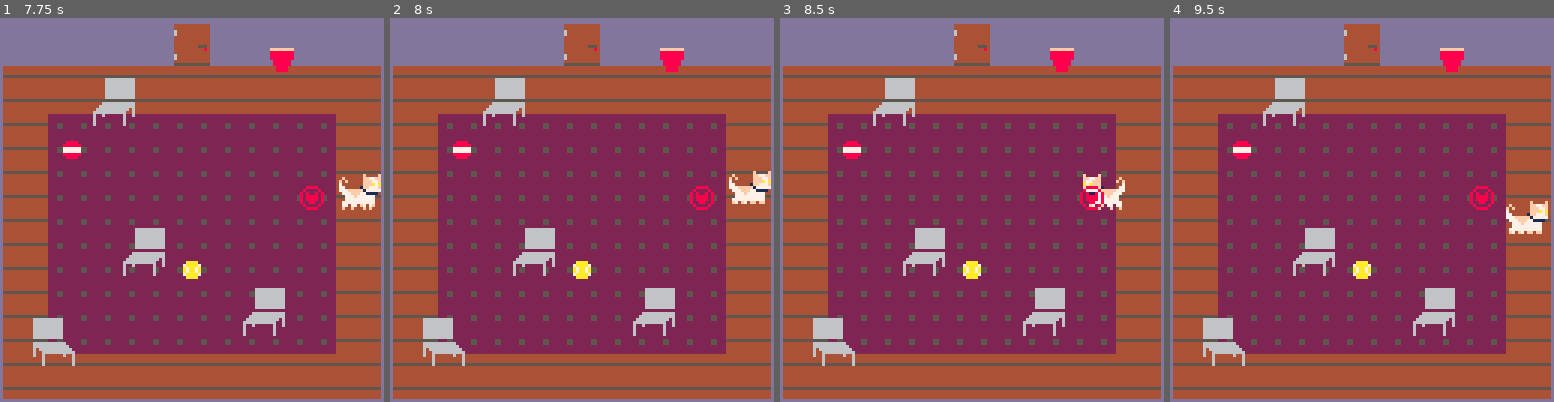
Above: before the commit, frames 1-4 (left to right).
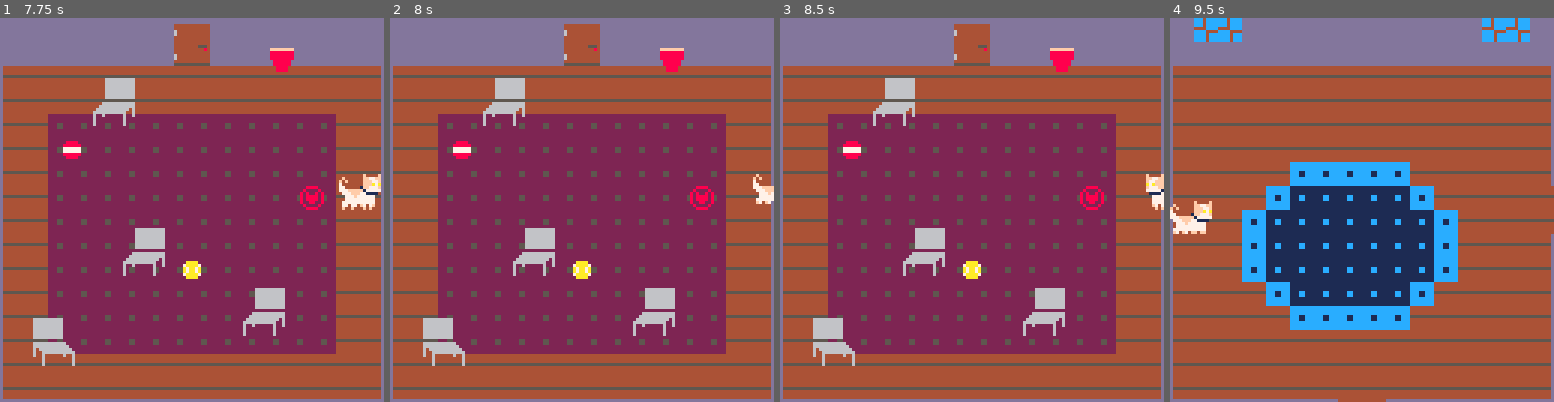
Above: after the commit, the same moments.

Repository: Mpgrime/GameDesign
Game: PICO-8 cartridge catgame.p8
Two runs of this game, one before a commit and one after it. Both use one fixed random seed, a clock stepped at 60 frames per second and the inputs below.
Inputs:
- Up to frame 1 (7.75 s): tap X (X key) at 0.33, 1.07, 1.85, 2.97, 4.08, 5.2, 6.32, 7.43 s; hold Right 1.6-2.1 s; hold Up 2.15-2.42 s; hold Right 2.47-3.03 s; hold Left 3.08-3.58 s; hold Down 3.63-3.97 s; hold Right 4.02-4.68 s; hold Up 4.73-5.03 s; hold Left 5.08-5.68 s; hold Down 5.73-6.03 s; hold Right 6.08-6.58 s; hold Right 6.63-7.13 s; hold Up 7.18-7.45 s; hold Right from 7.5 s (still down)
- Up to frame 2 (8 s): keep holding Right
- Up to frame 3 (8.5 s): release Right at 8.07 s; hold Left from 8.12 s (still down)
- Up to frame 4 (9.5 s): tap X (X key) at 8.55 s; release Left at 8.62 s; hold Down 8.67-9 s; hold Right from 9.05 s (still down)

Frame 1 is identical in both runs. In frame 2, 0.6% of the frame differs, in the area x 88-100%, y 39-49%; in frame 3, 0.8%; in frame 4, 51%, in the area x 0-100%, y 0-100%.

Commit message:
Slightly patched camera
Edited the "room_cam" function to help with desynced camera, but it still has some issues that'll need to be fixed after the playtest.

Diff:
--- a/catgame.p8
+++ b/catgame.p8
@@ -56,12 +56,12 @@
 
 	--magic_sign class/table
 	msign = {
-		x = 100, y = 56, w = 8, h = 8,
-		size = 1, frame = 124
+		x=100,y=56,w=8,h=8,
+		size=1, frame=124
 	}
 
 	--ball class/table
-	ball = { x = { 60, 20 }, y = { 80, 40 }, w = 6, h = 6 }
+	ball = { x={60,20}, y={80,40}, w = 6, h = 6 }
 
 	--cup class/table
 	cup = {
@@ -80,8 +80,8 @@
 
 	--house class/table
 	house = {
-		rx = { 0, 32, 16, 48, 16, 48 }, --x-pos for rooms/screen house level (remember it uses top-left corner)
-		ry = { 0, 0, 0, 0, 16, 16 }, --y-pos for rooms/screen of house level
+		rx = {0,32,16,48,16,48}, --x-pos for rooms/screen house level (remember it uses top-left corner)
+		ry = {0,0,0,0,16,16}, --y-pos for rooms/screen of house level
 		props = {}
 	}
 
@@ -165,7 +165,7 @@
 		end
 		--pos change if able:
 		if canmove then cat.y -= 1 end
-		if mapCollision(cat) then cat.y += 1 end
+	--	if mapCollision(cat) then cat.y += 1 end
 		--frame set change
 		flist = { 32, 34, 36 }
 		--pose change
@@ -200,7 +200,7 @@
 		end
 		--pos change if able:
 		if canmove then cat.y += 1 end
-		if mapCollision(cat) then cat.y -= 1 end
+		--if mapCollision(cat) then cat.y -= 1 end
 		flist = { 7, 9, 11 }
 		pose = 7
 		cat.flipped = false
@@ -236,7 +236,7 @@
 		end
 		--pos change if able:
 		if canmove then cat.x -= 1 end
-		if mapCollision(cat) then cat.x += 1 end
+	 if mapCollision(cat) then cat.x += 1 end
 		flist = { 1, 3, 5 }
 		pose = 1
 		cat.flipped = false
@@ -273,7 +273,7 @@
 		end
 		--pos change if able:
 		if canmove then cat.x += 1 end
-		if mapCollision(cat) then cat.x -= 1 end
+	--	if mapCollision(cat) then cat.x -= 1 end
 		--catpos.x+=1
 		flist = { 1, 3, 5 }
 		pose = 1
@@ -446,10 +446,13 @@
 
 --changes the camera to whichever screen/room...
 --the player is moving towards to.
+
+--note:new cam function still has kinks bc
+--of the spreaded map layout,still needs fixing long-term
 function room_cam(p)
-	local mapx = flr(p.x / 128) * 16
-	local mapy = flr(p.y / 128) * 16
-	camera(mapx * 8, mapy * 8)
+	local mapx = flr(p.x / 128) * 136
+	local mapy = flr(p.y / 128) * 136
+	camera(mapx, mapy)
 end
 
 __gfx__
@@ -517,9 +520,9 @@
 00000000000000000000000000000000000000000000000000000000000000000000000000000000000000000000000080088008b00bb00b0000000000000000
 000000000000000000000000000000000000000000000000000000000000000000000000000000000000000000000000080000800b0000b00000000000000000
 0000000000000000000000000000000000000000000000000000000000000000000000000000000000000000000000000088880000bbbb000000000000000000
-05747474747474747474747474747474740534343434343434343434343434343454053434343434343434343434343434345405343434343434343434343434
+05747474747474747474747474747474740504343434343434343434343434343454050434343434343434343434343434345405043434343434343434343434
 34343454051626162616261626162616261626162616059646464646464646464646464646464686054646464646464646464646464646464646050000000000
-05747474747474747474747474747474740544444444444444444444444444444424054444444444444444444444444444442405444444444444444444444444
+05747474747474747474747474747474740514444444444444444444444444444424051444444444444444444444444444442405144444444444444444444444
 44444424051626162616261626162616261626162616057666666666666666666666666666666656054646464646464646464646464646464646050000000000
 05050505050505050505050505050505050505050505050505050505050505050505050505050505050505050505050505050505050505050505050505050505
 05050505050505050505050505050505050505050505050505050505050505050505050505050505050505050505050505050505050505050505050000000000
@@ -670,32 +673,32 @@
 5050505050505050505050505050505050505050505050505050505050505050505050505050505050505050505050505050505050505050505050505050505050505050505050505050505050505050505050505050505050505050505050505050505050505050505050505050505050505050505050505050500000000000
 5047474747474747474747474747474747504753534747474747474747474753534750475353474747474747474747475353475047535347474747474747474747475353505858585858585858585858585858585858505858585858585858585858585858585858505858585858585858585858586060606058500000000000
 5047474747474747474747474747474747504747474747474747474747474747474750474747474747474747474747474747475047474747474747474747474747474747505858585858585858585858585858585858505858585858585858585858585858585858505858585858585858585858586060606058500000000000
-5040434343434343434343434343434345504343434343434343434343434343434550434343434343434343434343434343455043434343434343434343434343434345505858585858585858585858585858585858504848484848484848484848484848484848505858585858585858585858586060606058500000000000
-5040434343434343434343434343434345504343434343434343434343434343434550434343434343434343434343434343455043434343434343434343434343434345505858585858585858585858585858585858504848484848484848484848484848484848505858585858585858585858586060606058500000000000
-5040434646464646464646464646464345504343434343434343434343434343434550434343434343434343434343434343455043434343434343434343434343434345505858585858585858585858585858585858504848484848484848484848484848484848505858585858585858585858586060606058500000000000
-5040434646464646464646464646464345504343434343434343434343434343434550434354545454545454545454545443455043434343434343434343434343565657505858585858585858585858585858585858504848484848484848484848484848484848505858585858585858585858586060606058500000000000
-5040434646464646464646464646464345504343434343525252525243434343434550434354555555555555555555555443455043434343434343434343434343565657505858585858585858585858585858585858504848484848484848484848484848484848505858585858585858606060606060606058500000000000
-5040434646464646464646464646464345504343434352515151515152434343434550434354555555555555555555555443455043434343434343434343434343565657505858585858585858585858585858585858504848484848484848484848484848484848505858585858586060606060606060605858500000000000
-5040434646464646464646464646464345504343435251515151515151524343434550434354555555555555555555555443455043434343434343434343434343565657505858585858585858585858585858585858504848484848484848484848484848484848505858585858606060606058585858585858500000000000
-5040434646464646464646464646464345504343435251515151515151524343434550434354555555555555555555555443455043434343434343434343434343565657505858585858585858585858585858585858504848484848484848484848484848484848505858585858606060585858585858585858500000000000
-5040434646464646464646464646464345504343435251515151515151524343434550434354555555555555555555555443455043434343434343434343434343565657505858585858585858585858585858585858504848484848484848484848484848484848505858585858606058585858585858585858500000000000
-5040434646464646464646464646464345504343434352515151515152434343434550434354555555555555555555555443455043434343434343434343434343434345505858585858585858585858585858585858504848484848484848484848484848484848505858585860606058585858585858585858500000000000
-5040434646464646464646464646464345504343434343525252525243434343434550434354545454545454545454545443455043434343434343434343434343434345505858585858585858585858585858585858504848484848484848484848484848484848505858585860606058585858585858585858500000000000
-5040434646464646464646464646464345504343434343434343434343434343434550434343434343434343434343434343455043434343434343434343434343434345505858585858585858585858585858585858504848484848484848484848484848484848506060606060606058585858585858585858500000000000
-5040434343434343434343434343434345504343434343434343434343434343434550434343434343434343434343434343455043434343434343434343434343434345505858585858585858585858585858585858505858585858585858585858585858585858506060606060606058585858585858585858500000000000
-5041444444444444444444444444444442504444444444444444444444444444444250444444444444444444444444444444425044444444444444444444444444444442505858585858585858585858585858585858505858585858585858585858585858585858506060606060606058585858585858585858500000000000
+5040434343434343434343434343434345504043434343434343434343434343434550404343434343434343434343434343455040434343434343434343434343434345505858585858585858585858585858585858504848484848484848484848484848484848505858585858585858585858586060606058500000000000
+5040434343434343434343434343434345504043434343434343434343434343434550404343434343434343434343434343455040434343434343434343434343434345505858585858585858585858585858585858504848484848484848484848484848484848505858585858585858585858586060606058500000000000
+5040434646464646464646464646464345504043434343434343434343434343434550404343434343434343434343434343455040434343434343434343434343434345505858585858585858585858585858585858504848484848484848484848484848484848505858585858585858585858586060606058500000000000
+5040434646464646464646464646464345504043434343434343434343434343434550404354545454545454545454545443455040434343434343434343434343565657505858585858585858585858585858585858504848484848484848484848484848484848505858585858585858585858586060606058500000000000
+5040434646464646464646464646464345504043434343525252525243434343434550404354555555555555555555555443455040434343434343434343434343565657505858585858585858585858585858585858504848484848484848484848484848484848505858585858585858606060606060606058500000000000
+5040434646464646464646464646464345504043434352515151515152434343434350434354555555555555555555555443435043434343434343434343434343565657505858585858585858585858585858585858504848484848484848484848484848484848505858585858586060606060606060605858500000000000
+5040434646464646464646464646464345504043435251515151515151524343434350434354555555555555555555555443435043434343434343434343434343565657505858585858585858585858585858585858504848484848484848484848484848484848505858585858606060606058585858585858500000000000
+5040434646464646464646464646464345504043435251515151515151524343434550404354555555555555555555555443455040434343434343434343434343565657505858585858585858585858585858585858504848484848484848484848484848484848505858585858606060585858585858585858500000000000
+5040434646464646464646464646464345504043435251515151515151524343434550404354555555555555555555555443455040434343434343434343434343565657505858585858585858585858585858585858504848484848484848484848484848484848505858585858606058585858585858585858500000000000
+5040434646464646464646464646464345504043434352515151515152434343434550404354555555555555555555555443455040434343434343434343434343434345505858585858585858585858585858585858504848484848484848484848484848484848505858585860606058585858585858585858500000000000
+5040434646464646464646464646464345504043434343525252525243434343434550404354545454545454545454545443455040434343434343434343434343434345505858585858585858585858585858585858504848484848484848484848484848484848505858585860606058585858585858585858500000000000
+5040434646464646464646464646464345504043434343434343434343434343434550404343434343434343434343434343455040434343434343434343434343434345505858585858585858585858585858585858504848484848484848484848484848484848506060606060606058585858585858585858500000000000
+5040434343434343434343434343434345504043434343434343434343434343434550404343434343434343434343434343455040434343434343434343434343434345505858585858585858585858585858585858505858585858585858585858585858585858506060606060606058585858585858585858500000000000
+5041444444444444444444444444444442504144444444444443434444444444444250414444444444444444444444444444425041444444444444434344444444444442505858585858585858585858585858585858505858585858585858585858585858585858506060606060606058585858585858585858500000000000
 5050505050505050505050505050505050505050505050505050505050505050505050505050505050505050505050505050505050505050505050505050505050505050505050505050505050505050505050505050505050505050505050505050505050505050505050505050505050505050505050505050500000000000
-5047474747474747474747474747474747504747474747474747474747474747474750474747474747474747474747474747475047474747474747474747474747474747506162616261626162616261626162616261506363636363636363636363636363636363506a6a6a6a6a6a6a6a6a6a6a6a6a6a6a6a6a500000000000
-5047474747474747474747474747474747504747474747474747474747474747474750474747474747474747474747474747475047474747474747474747474747474747506162616261626162616261626162616261506363636363636363636363636363636363506a6a6a6a6a6a6a6a6a6a6a6a6a6a6a6a6a500000000000
-5047474747474747474747474747474747504343434343434343434343434343434550434343434343434343434343434343455043434343434343434343434343434345506162616261626162616261626162616261506964646464646464646464646464646468506464646464646464646464646464646464500000000000
-5047474747474747474747474747474747504343434343434343434343434343434550434343434343434343434343434343455043434343434343434343434343434345506162616261626162616261626162616261506964646464646464646464646464646468506464646464646464646464646464646464500000000000
-5047474747474747474747474747474747504343434343434343434343434343434550434343434343434343434343434343455043434343434343434343434343434345506162616261626162616261626162616261506964646464646464646464646464646468506464646464646464646464646464646464500000000000
-5047474790919247949547939192474747504343434343434343434343434343434550434343434343434343434343434343455043434343434343434343434343434345506161616161616161616161616161616161506964646464646464646464646464646468506464646464646464646464646464646464500000000000
-5047474747474747474747474747474747504343434343434343434343434343434550434343434343434343434343434343455043434343434343434343434343434345506161616161616161616161616161616161506964646464646464646464646464646468506464646464646464646464646464646464500000000000
-5047474747474747474747474747474747504343434343434343434343434343434550434343434343434343434343434343455043434343434343434343434343434345506161616161616161616161616161616161506964646464646464646464646464646468506464646464646464646464646464646464500000000000
-5047474747474747474747474747474747504343434343434343434343434343434550434343434343434343434343434343455043434343434343434343434343434345506161616161616161616161616161616161506964646464646464646464646464646468506464646464646464646464646464646464500000000000
-5047474747474747474747474747474747504343434343434343434343434343434550434343434343434343434343434343455043434343434343434343434343434345506161616161616161616161616161616161506964646464646464646464646464646468506464646464646464646464646464646464500000000000
-5047474747474747474747474747474747504343434343434343434343434343434550434343434343434343434343434343455043434343434343434343434343434345506161616161616161616161616161616161506964646464646464646464646464646468506464646464646464646464646464646464500000000000
-5047474747474747474747474747474747504343434343434343434343434343434550434343434343434343434343434343455043434343434343434343434343434345506162616261626162616261626162616261506964646464646464646464646464646468506464646464646464646464646464646464500000000000
-5047474747474747474747474747474747504343434343434343434343434343434550434343434343434343434343434343455043434343434343434343434343434345506162616261626162616261626162616261506964646464646464646464646464646468506464646464646464646464646464646464500000000000
-5047474747474747474747474747474747504343434343434343434343434343434550434343434343434343434343434343455043434343434343434343434343434345506162616261626162616261626162616261506964646464646464646464646464646468506464646464646464646464646464646464500000000000
+5047474747474747474747474747474747504747474747474743434747474747474750474747474747474747474747474747475047474747474747434347474747474747506162616261626162616261626162616261506363636363636363636363636363636363506a6a6a6a6a6a6a6a6a6a6a6a6a6a6a6a6a500000000000
+5047474747474747474747474747474747504747474747474743434747474747474750474747474747474747474747474747475047474747474747434347474747474747506162616261626162616261626162616261506363636363636363636363636363636363506a6a6a6a6a6a6a6a6a6a6a6a6a6a6a6a6a500000000000
+5047474747474747474747474747474747504043434343434343434343434343434550404343434343434343434343434343455040434343434343434343434343434345506162616261626162616261626162616261506964646464646464646464646464646468506464646464646464646464646464646464500000000000
+5047474747474747474747474747474747504043434343434343434343434343434550404343434343434343434343434343455040434343434343434343434343434345506162616261626162616261626162616261506964646464646464646464646464646468506464646464646464646464646464646464500000000000
+5047474747474747474747474747474747504043434343434343434343434343434550404343434343434343434343434343455040434343434343434343434343434345506162616261626162616261626162616261506964646464646464646464646464646468506464646464646464646464646464646464500000000000
+5047474790919247949547939192474747504043434343434343434343434343434550404343434343434343434343434343455040434343434343434343434343434345506161616161616161616161616161616161506964646464646464646464646464646468506464646464646464646464646464646464500000000000
+5047474747474747474747474747474747504043434343434343434343434343434550404343434343434343434343434343455040434343434343434343434343434345506161616161616161616161616161616161506964646464646464646464646464646468506464646464646464646464646464646464500000000000
+5047474747474747474747474747474747504043434343434343434343434343434550404343434343434343434343434343455040434343434343434343434343434345506161616161616161616161616161616161506964646464646464646464646464646468506464646464646464646464646464646464500000000000
+5047474747474747474747474747474747504043434343434343434343434343434550404343434343434343434343434343455040434343434343434343434343434345506161616161616161616161616161616161506964646464646464646464646464646468506464646464646464646464646464646464500000000000
+5047474747474747474747474747474747504043434343434343434343434343434550404343434343434343434343434343455040434343434343434343434343434345506161616161616161616161616161616161506964646464646464646464646464646468506464646464646464646464646464646464500000000000
+5047474747474747474747474747474747504043434343434343434343434343434550404343434343434343434343434343455040434343434343434343434343434345506161616161616161616161616161616161506964646464646464646464646464646468506464646464646464646464646464646464500000000000
+5047474747474747474747474747474747504043434343434343434343434343434550404343434343434343434343434343455040434343434343434343434343434345506162616261626162616261626162616261506964646464646464646464646464646468506464646464646464646464646464646464500000000000
+5047474747474747474747474747474747504043434343434343434343434343434550404343434343434343434343434343455040434343434343434343434343434345506162616261626162616261626162616261506964646464646464646464646464646468506464646464646464646464646464646464500000000000
+5047474747474747474747474747474747504043434343434343434343434343434550404343434343434343434343434343455040434343434343434343434343434345506162616261626162616261626162616261506964646464646464646464646464646468506464646464646464646464646464646464500000000000
